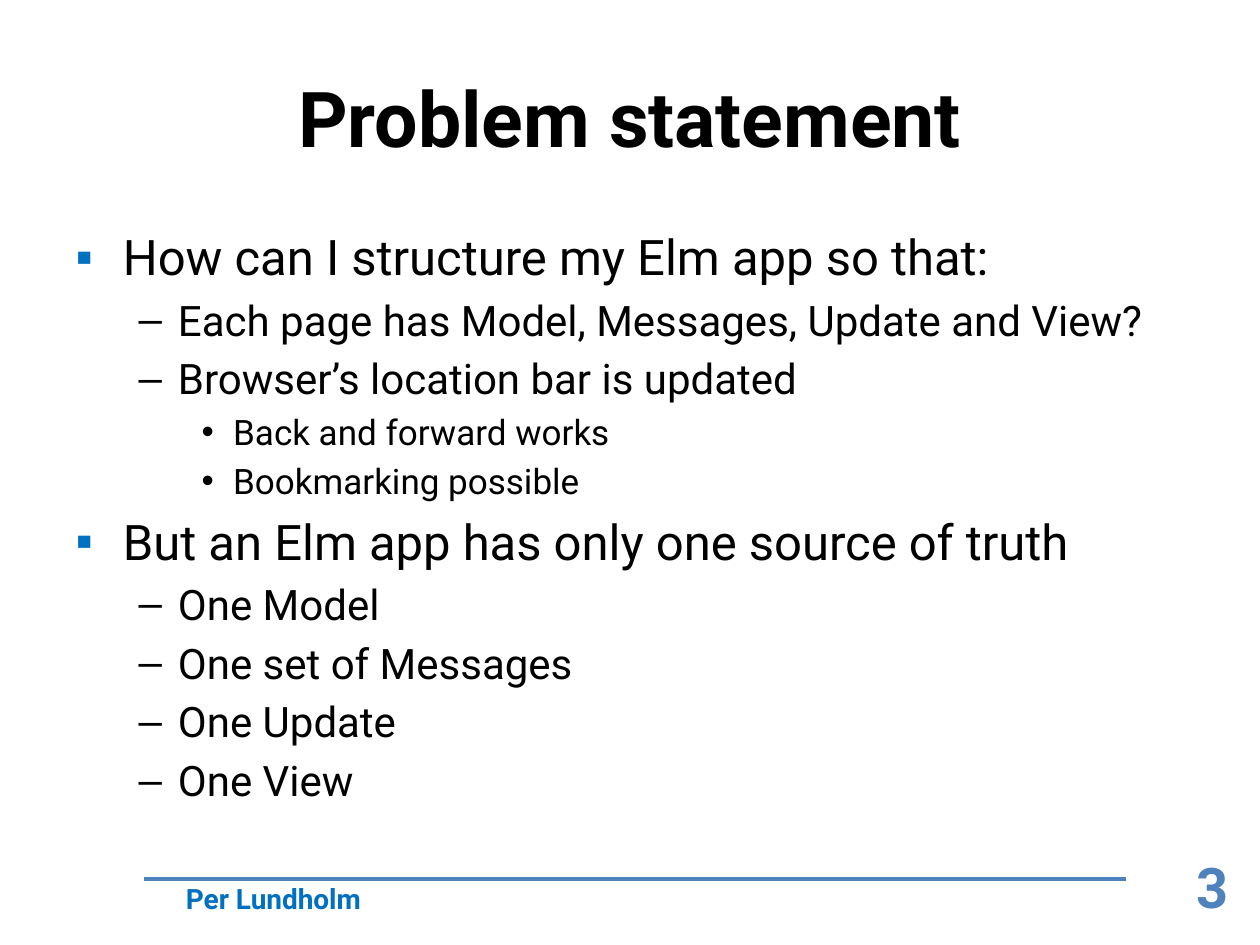
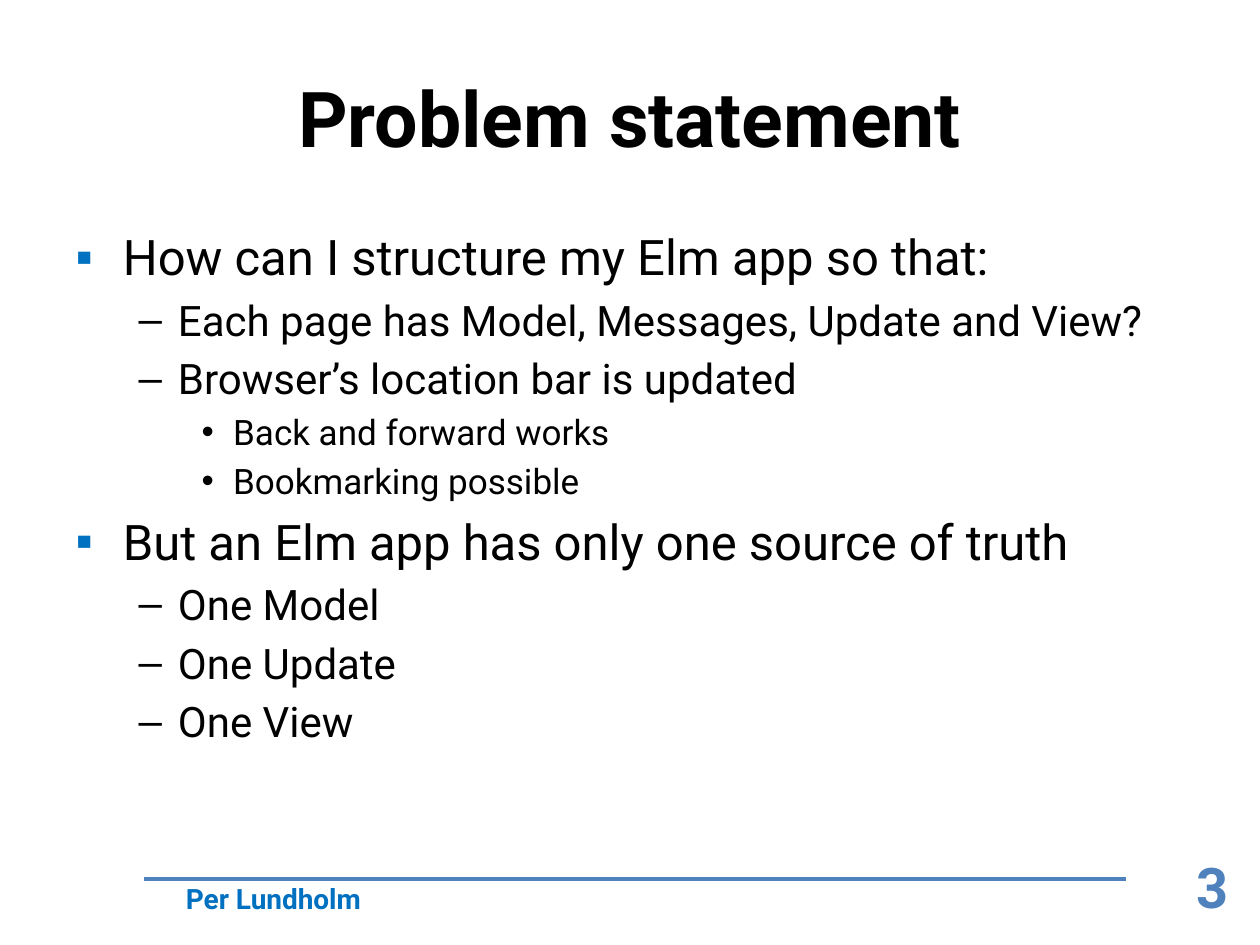
Before and after one commit to perty/elm-navigation-test, a slide deck: slide 3 of elm spa navigation.pptx. Drawn at 1260x945 pixels with LibreOffice and Linux fonts; fonts in the diff are those of the drawing; background and template pictures are left out. Boxes give left, top, right and bottom in pixels: in the first picture for what was removed or moved away, otherwise in the second. Text is boxed around its words. In the diff, an @@ line names an element or a change of style, - is before the commit and + after.

```diff
--- a/elm spa navigation.pptx
+++ b/elm spa navigation.pptx
@@ text at box(178, 647, 573, 688): paragraph removed @@
-  – One set of Messages
```
Also in this commit, not shown: 3 other slides changed, 1 slide added.
